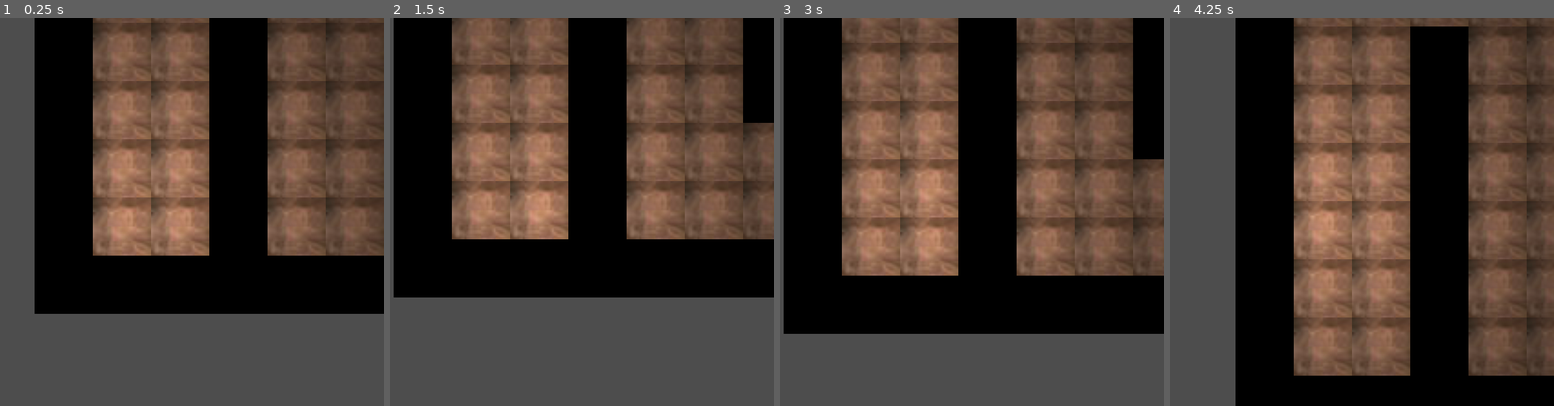
Above: before the commit, frames 1-4 (left to right).
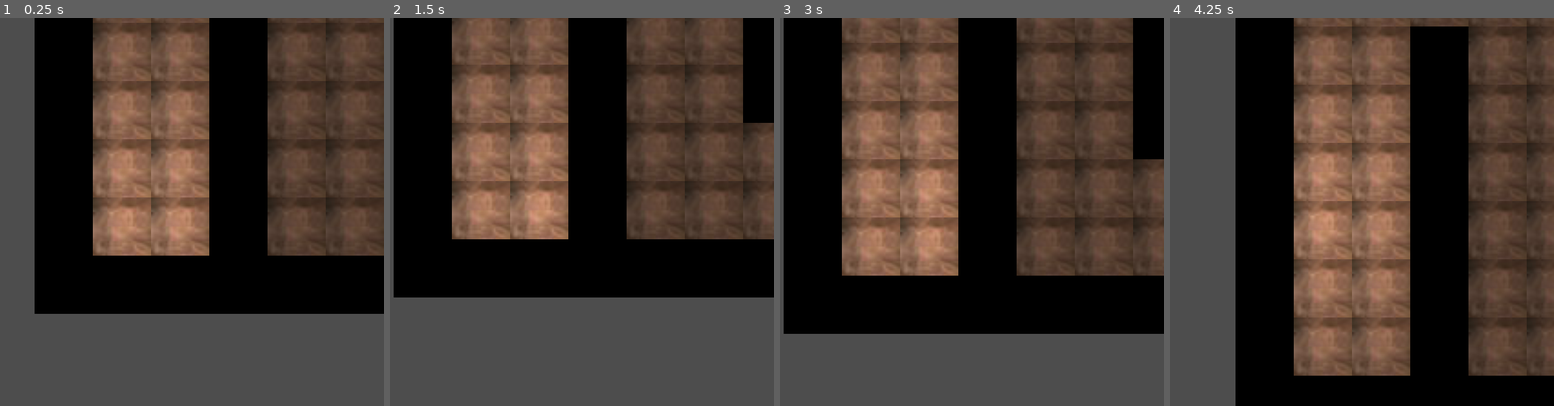
Above: after the commit, the same moments.

Repository: choowx2002/WhispersOfOblivion
Game: Godot game, scene res://scenes/mazes/W_Maze.tscn
Two runs of this game, one before a commit and one after it. Both use one fixed random seed, a clock stepped at 60 frames per second and the inputs below. The project has no main scene, so this scene is started directly.
Inputs:
- Up to frame 1 (0.25 s): no input
- Up to frame 2 (1.5 s): tap Enter at 0.5 s; hold Right (ui_right) 0.53-1.28 s; tap Space at 1.25 s; hold Down (ui_down) from 1.28 s (still down)
- Up to frame 3 (3 s): tap Enter at 2 s; release Down (ui_down) at 2.03 s; hold Right (ui_right) 2.03-2.78 s; tap Space at 2.75 s; hold Up (ui_up) from 2.78 s (still down)
- Up to frame 4 (4.25 s): release Up (ui_up) at 3.53 s; hold Left (ui_left) from 3.53 s (still down)

The runs differ from the first frame. In frame 1, 5.2% of the frame differs, in the area x 69-91%, y 14-62%; in frame 2, 8.4%; in frame 3, 11%, in the area x 61-89%, y 9-67%; in frame 4, 2.9%.

Commit message:
only light and visibility for west maze

Diff:
--- a/assets/tilesets/BlackWall.tres
+++ b/assets/tilesets/BlackWall.tres
@@ -1,12 +1,16 @@
-[gd_resource type="TileSet" load_steps=3 format=3 uid="uid://d2gypambi5nse"]
+[gd_resource type="TileSet" load_steps=4 format=3 uid="uid://d2gypambi5nse"]
 
 [ext_resource type="Texture2D" uid="uid://bfn54bmh4j7jg" path="res://assets/tilesets/Mahogany_Planks_wall.png" id="1_af16t"]
+
+[sub_resource type="OccluderPolygon2D" id="OccluderPolygon2D_af16t"]
+polygon = PackedVector2Array(-16, -16, 16, -16, 16, 16, -16, 16)
 
 [sub_resource type="TileSetAtlasSource" id="TileSetAtlasSource_nglky"]
 resource_name = "wall"
 texture = ExtResource("1_af16t")
 texture_region_size = Vector2i(32, 32)
 0:0/0 = 0
+0:0/0/occlusion_layer_0/polygon_0/polygon = SubResource("OccluderPolygon2D_af16t")
 0:0/0/physics_layer_0/polygon_0/points = PackedVector2Array(-16, -16, 16, -16, 16, 16, -16, 16)
 
 [resource]
--- a/scenes/mazes/W_Maze.tscn
+++ b/scenes/mazes/W_Maze.tscn
@@ -30,6 +30,9 @@
 sources/0 = SubResource("TileSetAtlasSource_5mt6p")
 sources/1 = SubResource("TileSetAtlasSource_hux61")
 
+[sub_resource type="CanvasItemMaterial" id="CanvasItemMaterial_gp22u"]
+light_mode = 2
+
 [sub_resource type="RectangleShape2D" id="RectangleShape2D_hux61"]
 size = Vector2(15.5, 32)
 
@@ -46,6 +49,9 @@
 tile_set = SubResource("TileSet_hux61")
 
 [node name="Wall" type="TileMapLayer" parent="."]
+light_mask = 2
+visibility_layer = 2
+material = SubResource("CanvasItemMaterial_gp22u")
 tile_map_data = PackedByteArray("AAAAAAAAAAAAAAAAAAAAAAEAAAAAAAAAAAABAAAAAAAAAAAAAAACAAAAAAAAAAAAAAADAAAAAAAAAAAAAAADAA …(20848 unchanged characters)…
 tile_set = ExtResource("2_ceaqs")
 
@@ -74,9 +80,12 @@
 limit_smoothed = true
 
 [node name="PointLight2D" type="PointLight2D" parent="TestingBody"]
-position = Vector2(-1.52588e-05, -1.52588e-05)
+light_mask = 3
+visibility_layer = 3
+position = Vector2(1, 1.00002)
 scale = Vector2(1.11328, 1.11328)
 color = Color(0.983597, 0.947411, 0.93843, 1)
+range_item_cull_mask = 3
 shadow_enabled = true
 texture = ExtResource("6_n65wr")
 
Not shown: 1 places in scenes/mazes/W_Maze.tscn that only renumber resources
